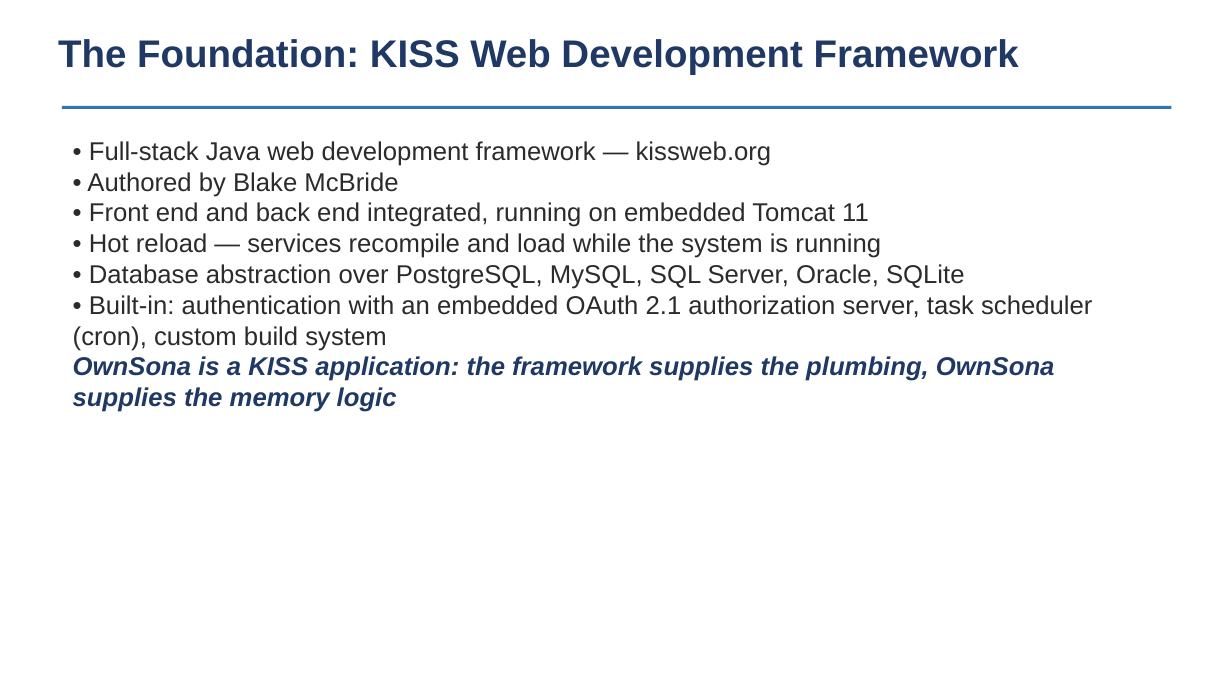
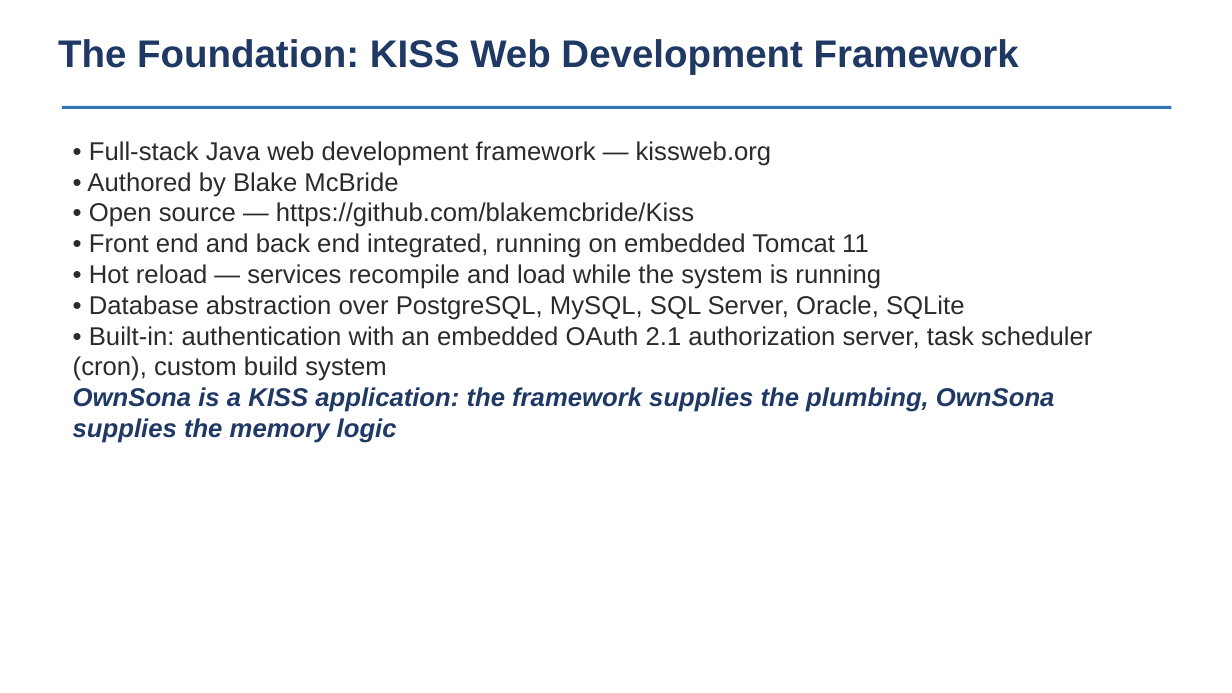
Before and after one commit to blakemcbride/Ownsona, a slide deck: slide 6 of OwnSona-Presentation.odp. Drawn at 1232x693 pixels with LibreOffice and Linux fonts; fonts in the diff are those of the drawing. Boxes give left, top, right and bottom in pixels: in the first picture for what was removed or moved away, otherwise in the second. Text is boxed around its words. In the diff, an @@ line names an element or a change of style, - is before the commit and + after.

```diff
--- a/OwnSona-Presentation.odp
+++ b/OwnSona-Presentation.odp
@@ text at (89,202,694,227): paragraph added @@
+• Open source — https://github.com/blakemcbride/Kiss
```
